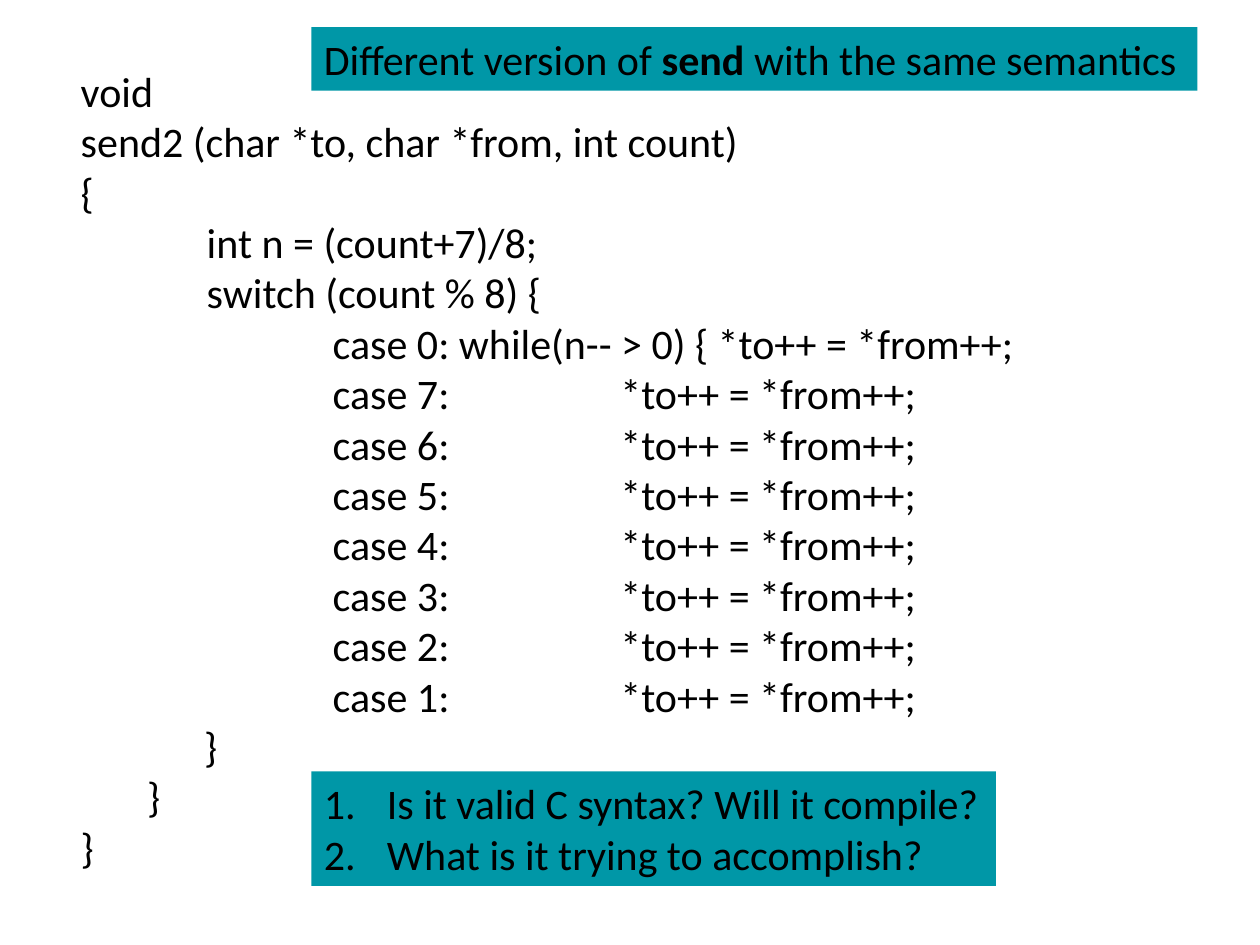
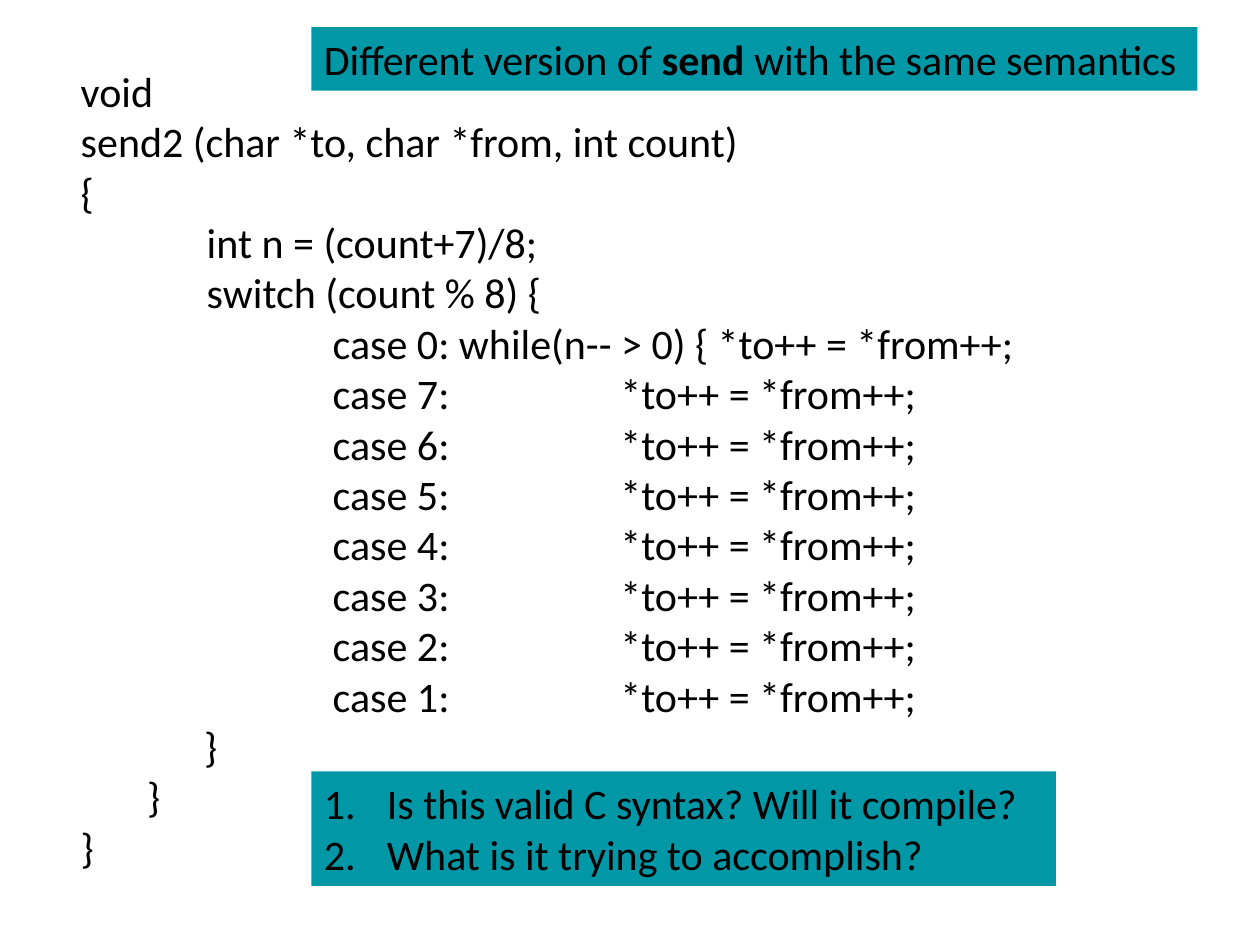
Before and after one commit to anoopsarkar/compilers-class, a slide deck: slide 13 of assets/ppt/intro/in1-evangelize-compilers.pptx. Drawn at 1260x945 pixels with LibreOffice and Linux fonts; fonts in the diff are those of the drawing. Boxes give left, top, right and bottom in pixels: in the first picture for what was removed or moved away, otherwise in the second. Text is boxed around its words. In the diff, an @@ line names an element or a change of style, - is before the commit and + after.

```diff
--- a/assets/ppt/intro/in1-evangelize-compilers.pptx
+++ b/assets/ppt/intro/in1-evangelize-compilers.pptx
@@ rectangle "Is this valid C syntax? ...": place and size @@
-rectangle "Is this valid C syntax? ..." at box(311, 771, 995, 886)
+rectangle "Is this valid C syntax? ..." at box(311, 771, 1056, 886)
@@ text in rectangle at box(387, 790, 1017, 826): text changed @@
-1. Is it valid C syntax? Will it compile?
+1. Is this valid C syntax? Will it compile?
```
Also in this commit, not shown: 1 other file.
